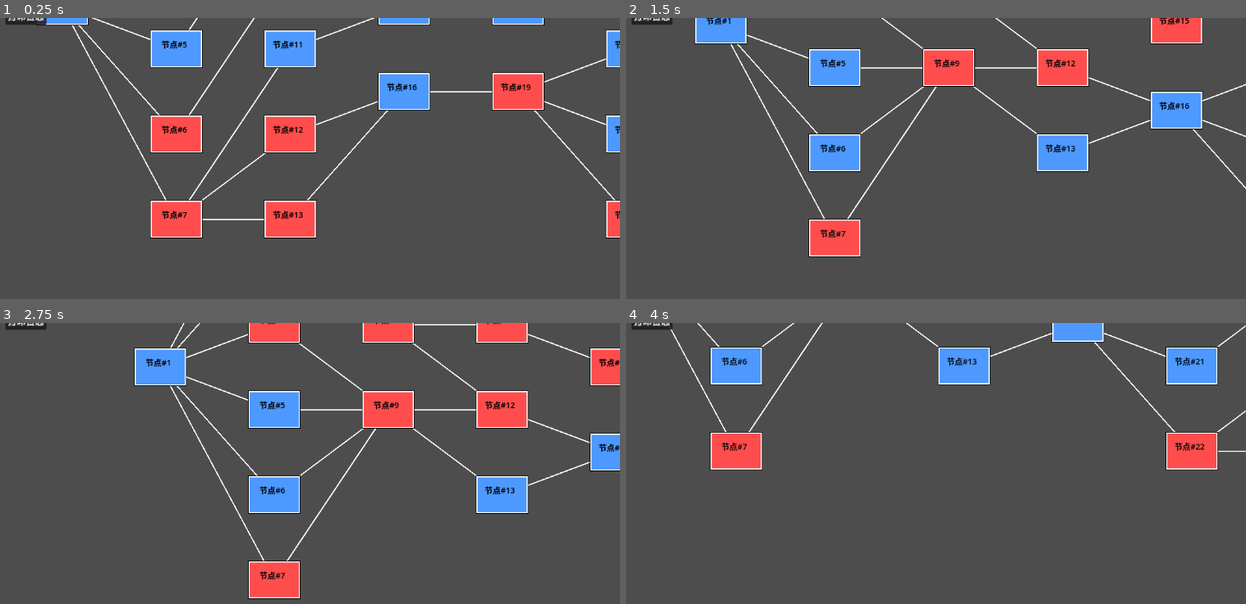
Above: before the commit, frames 1-4 (two rows, left to right).
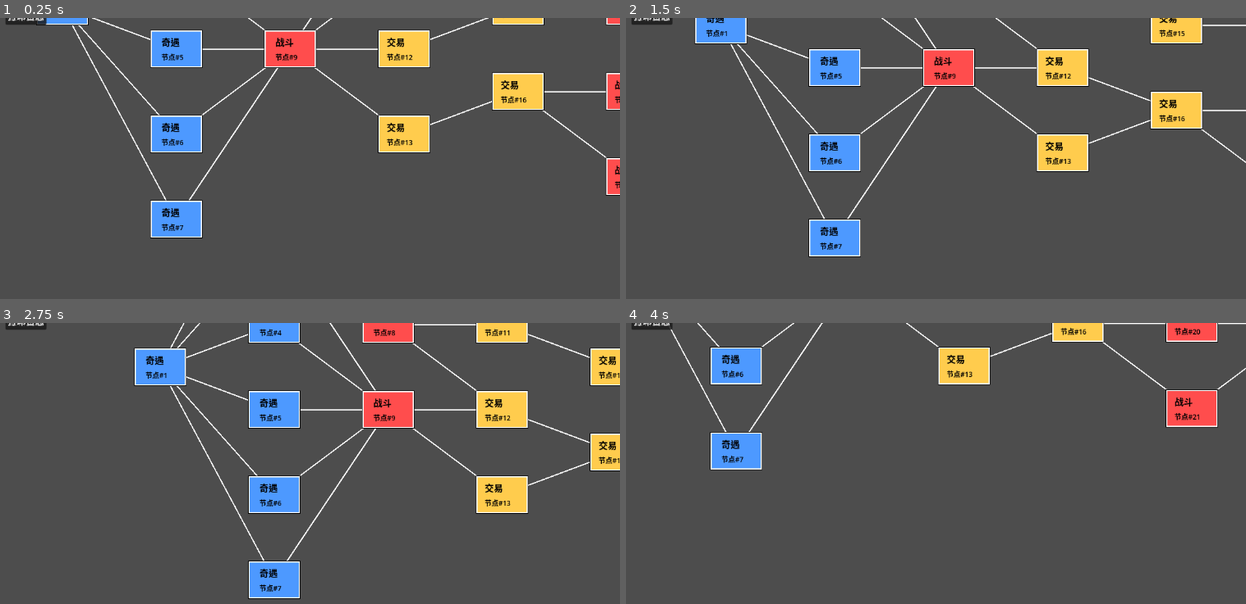
Above: after the commit, the same moments.

Repository: Beezui/trae_godot_dice
Game: Godot game, scene res://scenes/test/level_map_test.tscn
Two runs of this game, one before a commit and one after it. Both use one fixed random seed, a clock stepped at 60 frames per second and the inputs below. This scene is started directly instead of the project's main scene.
Inputs (mouse positions are in pixels of both pictures, inside the frame that each line leads up to):
- Up to frame 1 (0.25 s): no input
- Up to frame 2 (1.5 s): tap Enter (ui_accept) at 0.5, 0.77, 1.25 s; move the mouse to (1060, 183) at 0.52 s; hold Up (ui_up) 0.53-1.25 s; tap R at 0.6 s; click (1060, 183) at 0.67 s; drag from (787, 220) to (886, 276) at 1.27 s
- Up to frame 3 (2.75 s): tap Enter (ui_accept) at 2 s; move the mouse to (359, 426) at 2.02 s; hold Up (ui_up) from 2.03 s (still down); tap Space at 2.1 s
- Up to frame 4 (4 s): release Up (ui_up) at 2.75 s; tap Enter (ui_accept) at 2.75, 3.5, 3.77 s; drag from (886, 581) to (719, 452) at 2.77 s; move the mouse to (1115, 561) at 3.52 s; hold A from 3.53 s (still down); tap 1 at 3.6 s

The runs differ from the first frame. In frame 1, 13% of the frame differs, in the area x 24-100%, y 0-79%; in frame 2, 5.6%; in frame 3, 6.0%; in frame 4, 7.1%.

Commit message:
feat: 添加节点类型分配和 UI 显示功能
- 在 level_generator_core.gd 中添加_get_node_type_for_layer() 函数
  - 按概率分布分配 4 种节点类型：战斗 45%、奇遇 30%、交易 15%、奖励 10%
  - 使用 seed(stage*1000+layer) 确保相同位置始终生成相同类型

- 在 level_map_display.gd 中修改节点绘制逻辑
  - 节点显示两行文本：第一行类型名称，第二行节点 ID
  - 修复绘制代码作用域问题（确保在 for 循环内访问 node 变量）

- 添加 verify_node_types.gd 测试脚本
  - 验证 4 种节点类型是否正确生成
  - 统计类型分布比例

正在进行节点类型测试

Diff:
--- a/scripts/autoreload/level_generator.gd
+++ b/scripts/autoreload/level_generator.gd
@@ -96,7 +96,7 @@
 	# 创建关卡数据
 	current_level_data = LevelData.new(difficulty, seed_value)
 
-	# 1. 生成核心节点骨架（现在包含所有节点，不再有随机插入）
+	# 1. 生成核心节点骨架（包含所有节点，已分配不同类型）
 	var core_chain = core_generator.generate_core_chain(
 		current_level_data.target_total,
 		difficulty,
@@ -107,21 +107,20 @@
 		emit_signal("generation_failed", "核心节点生成失败")
 		return null
 
+	print("[LevelGenerator] 核心节点生成完成：", core_chain.size(), " 个节点")
+
 	# 2. 添加到关卡数据
 	for node in core_chain:
 		current_level_data.add_node(node)
 
-	# 注意：不再调用 _build_connections()，因为 generate_core_chain() 已经建立了正确的连接
-	# _build_connections(core_chain)
-
 	# 3. 验证
 	var is_valid = validator.validate(current_level_data)
 
-	# 7. 打印调试信息
+	# 4. 打印调试信息
 	current_level_data.print_debug_info()
 	validator.print_validation_report(current_level_data)
 
-	# 8. 发射信号
+	# 5. 发射信号
 	if is_valid:
 		emit_signal("level_generated", current_level_data)
 		emit_signal("generation_completed", current_level_data)
--- a/scripts/levels/level_generator_core.gd
+++ b/scripts/levels/level_generator_core.gd
@@ -187,7 +187,7 @@
 	var node = LevelNode.new()
 	node.id = str(node_id)
 	node.name = "阶段" + str(stage) + "-" + str(layer)
-	node.type = randi_range(1, 2)  # 战斗或奇遇
+	node.type = _get_node_type_for_layer(stage, layer)  # 根据阶段和层级计算节点类型
 	node.is_core = true
 	node.is_start = false
 	node.is_end = false
@@ -195,6 +195,29 @@
 	node.connections = [] as Array[String]
 	node.previous_nodes = [] as Array[String]
 	return node
+
+
+## 根据阶段和层级计算节点类型（带随机种子）
+## 返回：1=战斗，2=奇遇，3=交易，4=奖励
+func _get_node_type_for_layer(stage: int, layer: int) -> int:
+	# 使用阶段和层级作为随机种子，保证同一位置始终生成相同类型
+	seed(stage * 1000 + layer)
+
+	# 基础概率分布（可根据设计调整）：
+	# 战斗：45%  (主要玩法)
+	# 奇遇：30%  (剧情/事件)
+	# 交易：15%  (商店/补给)
+	# 奖励：10%  (奖励/宝藏)
+	var rand = randf()
+
+	if rand < 0.45:
+		return 1  # 战斗
+	elif rand < 0.75:
+		return 2  # 奇遇
+	elif rand < 0.90:
+		return 3  # 交易
+	else:
+		return 4  # 奖励
 
 
 ## 创建终点节点
--- /dev/null
+++ b/scripts/test/verify_node_types.gd
@@ -0,0 +1,87 @@
+@tool
+extends EditorScript
+## 验证节点类型分配测试脚本
+
+func _run():
+	print("====================")
+	print("[验证测试] 节点类型分配验证")
+	print("====================\n")
+
+	# 加载配置
+	var config_file = FileAccess.open("res://config/level_generation_config.json", FileAccess.READ)
+	var config = {}
+	if config_file:
+		var json = JSON.new()
+		if json.parse(config_file.get_as_text()) == OK:
+			config = json.get_data()
+		config_file.close()
+
+	# 创建生成器
+	var core_gen = LevelGeneratorCore.new(config)
+	var validator = LevelValidator.new(config)
+
+	# 加载配置
+	print("[1] 加载配置文件...")
+	if core_gen.load_configs() != OK:
+		print("  ✗ 配置加载失败")
+		return
+	print("  ✓ 配置加载成功\n")
+
+	# 多次生成统计类型分布
+	print("[2] 生成 5 次关卡统计类型分布...")
+	var total_type_count = {}
+
+	for test_idx in range(1, 6):
+		var seed_value = test_idx * 1000
+		var core_chain = core_gen.generate_core_chain(35, 1, seed_value)
+
+		# 统计本次类型
+		var type_count = {}
+		for node in core_chain:
+			type_count[node.type] = type_count.get(node.type, 0) + 1
+
+		# 累加
+		for type_id in type_count.keys():
+			total_type_count[type_id] = total_type_count.get(type_id, 0) + type_count[type_id]
+
+		print("  测试 #", test_idx, " (seed=", seed_value, "): 共", core_chain.size(), " 节点")
+		print("    战斗:", type_count.get(1, 0), " 奇遇:", type_count.get(2, 0),
+			  " 交易:", type_count.get(3, 0), " 奖励:", type_count.get(4, 0))
+
+	# 总统计
+	print("\n[3] 总计类型分布:")
+	var total_nodes = 0
+	for type_id in total_type_count.keys():
+		total_nodes += total_type_count[type_id]
+
+	var type_names = {1: "战斗", 2: "奇遇", 3: "交易", 4: "奖励"}
+	for type_id in [1, 2, 3, 4]:
+		var count = total_type_count.get(type_id, 0)
+		var percentage = float(count) / float(total_nodes) * 100.0
+		print("  ", type_names.get(type_id, "未知"), ": ", count, " 个 (", round(percentage), "%)")
+
+	# 验证 4 种类型都出现
+	print("\n[4] 验证结果:")
+	var all_types_present = (total_type_count.get(1, 0) > 0 and
+							 total_type_count.get(2, 0) > 0 and
+							 total_type_count.get(3, 0) > 0 and
+							 total_type_count.get(4, 0) > 0)
+
+	if all_types_present:
+		print("  ✓ 所有 4 种节点类型均已生成")
+	else:
+		print("  ✗ 部分节点类型未生成:")
+		if total_type_count.get(1, 0) == 0: print("    - 缺少战斗类型")
+		if total_type_count.get(2, 0) == 0: print("    - 缺少奇遇类型")
+		if total_type_count.get(3, 0) == 0: print("    - 缺少交易类型")
+		if total_type_count.get(4, 0) == 0: print("    - 缺少奖励类型")
+
+	# 打印一个具体示例
+	print("\n[5] 示例关卡节点列表 (seed=12345):")
+	var example_chain = core_gen.generate_core_chain(35, 1, 12345)
+	for node in example_chain:
+		print("  节点#", node.id, " - 层", node.layer, ": ", node.get_type_name(), " (", node.name, ")")
+
+	print("\n====================")
+	print("[验证测试] 完成")
+	print("====================\n")
--- a/scripts/ui/level_map_display.gd
+++ b/scripts/ui/level_map_display.gd
@@ -336,13 +336,30 @@
 			canvas.draw_rect(rect, Color.BLACK, false, 2)
 			canvas.draw_rect(rect, color, true)
 
-		# 绘制节点名称（使用唯一 ID）
-		var text = "节点#" + str(node.id)
+		# 绘制节点名称（使用唯一 ID）和类型名称
+		var id_text = "节点#" + str(node.id)
+		var type_name = node.get_type_name()
+		var display_text = type_name + "\n" + id_text
+
 		var font = ThemeDB.fallback_font
 		if font:
-			var text_size = font.get_string_size(text)
-			var text_pos = pos - text_size / 2 + Vector2(0, font.get_height() / 2 - 2)
-			canvas.draw_string(font, text_pos, text, HORIZONTAL_ALIGNMENT_CENTER, -1, 14, Color.BLACK)
+			# 计算文本大小（两行）
+			var type_text_size = font.get_string_size(type_name)
+			var id_text_size = font.get_string_size(id_text)
+			var total_height = font.get_height() * 2 + 2  # 两行文本 + 间距
+			var max_width = maxf(type_text_size.x, id_text_size.x)
+
+			# 计算居中位置
+			var text_start_x = pos.x - max_width / 2
+			var text_start_y = pos.y - total_height / 2 + font.get_ascent()
+
+			# 绘制类型名称（第一行，加粗效果）
+			var type_pos = Vector2(text_start_x, text_start_y)
+			canvas.draw_string(font, type_pos, type_name, HORIZONTAL_ALIGNMENT_CENTER, -1, 16, Color.BLACK)
+
+			# 绘制节点 ID（第二行）
+			var id_pos = Vector2(text_start_x, text_start_y + font.get_height() + 2)
+			canvas.draw_string(font, id_pos, id_text, HORIZONTAL_ALIGNMENT_CENTER, -1, 12, Color.BLACK)
 
 
 ## Canvas 拖动处理
